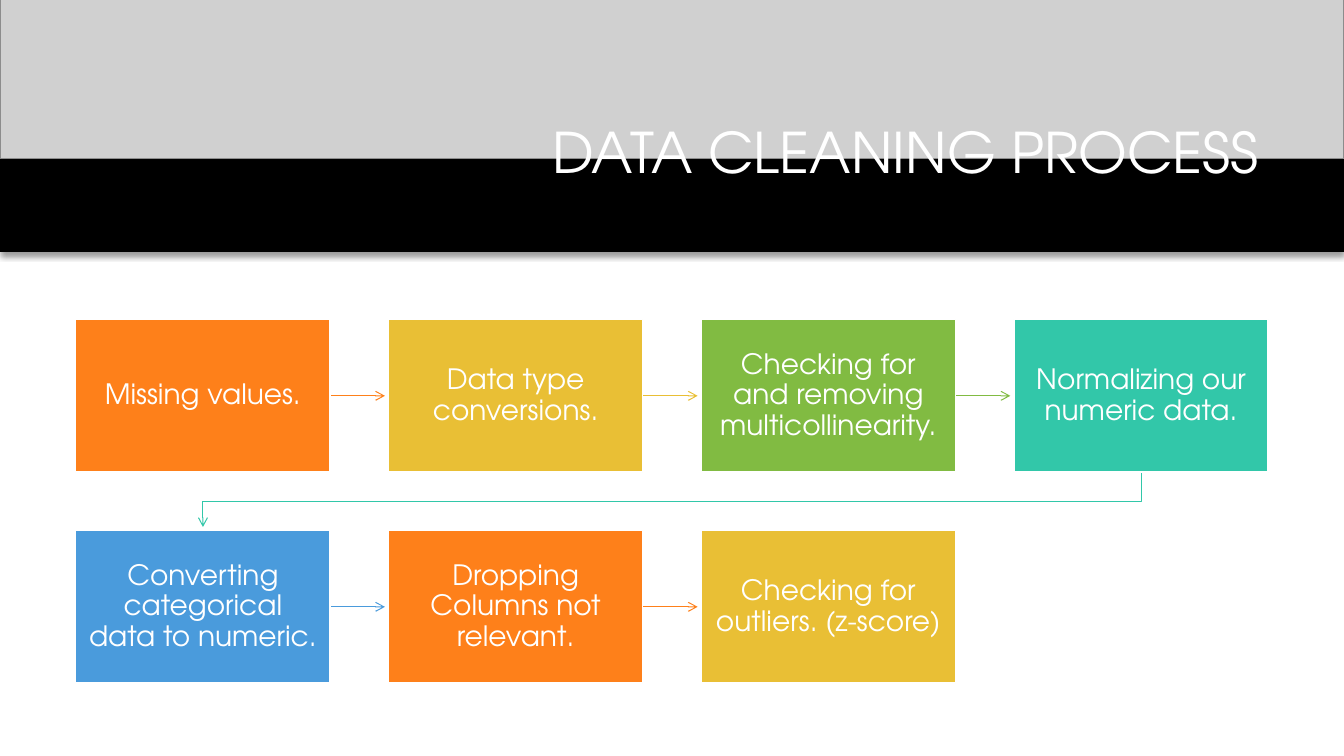
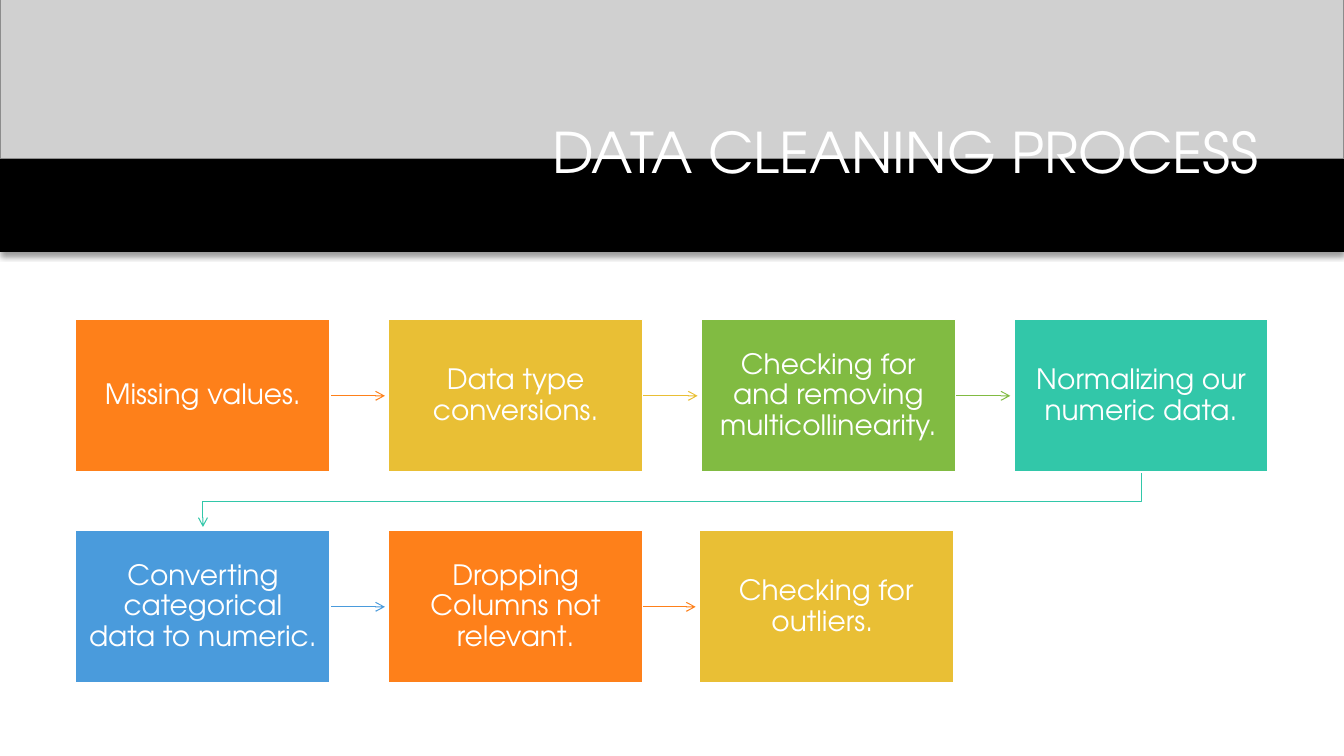
Before and after one commit to ChrisFreyre/dsc-phase-2-project, a slide deck: slide 5 of king_county_house_project2.pptx. Drawn at 1344x756 pixels with LibreOffice and Linux fonts; fonts in the diff are those of the drawing; grey boxes stand for pictures; background and template pictures are left out. Boxes give left, top, right and bottom in pixels: in the first picture for what was removed or moved away, otherwise in the second. Text is boxed around its words. In the diff, an @@ line names an element or a change of style, - is before the commit and + after.

```diff
--- a/king_county_house_project2.pptx
+++ b/king_county_house_project2.pptx
@@ text at <box>739,579,913,632</box>: text changed @@
-Checking for outliers. (z-score)
+Checking for outliers.
@@ freeform shape at <box>642,602,696,612</box>: outline redrawn @@
```
Also in this commit, not shown: 3 other slides changed, 7 other files.
